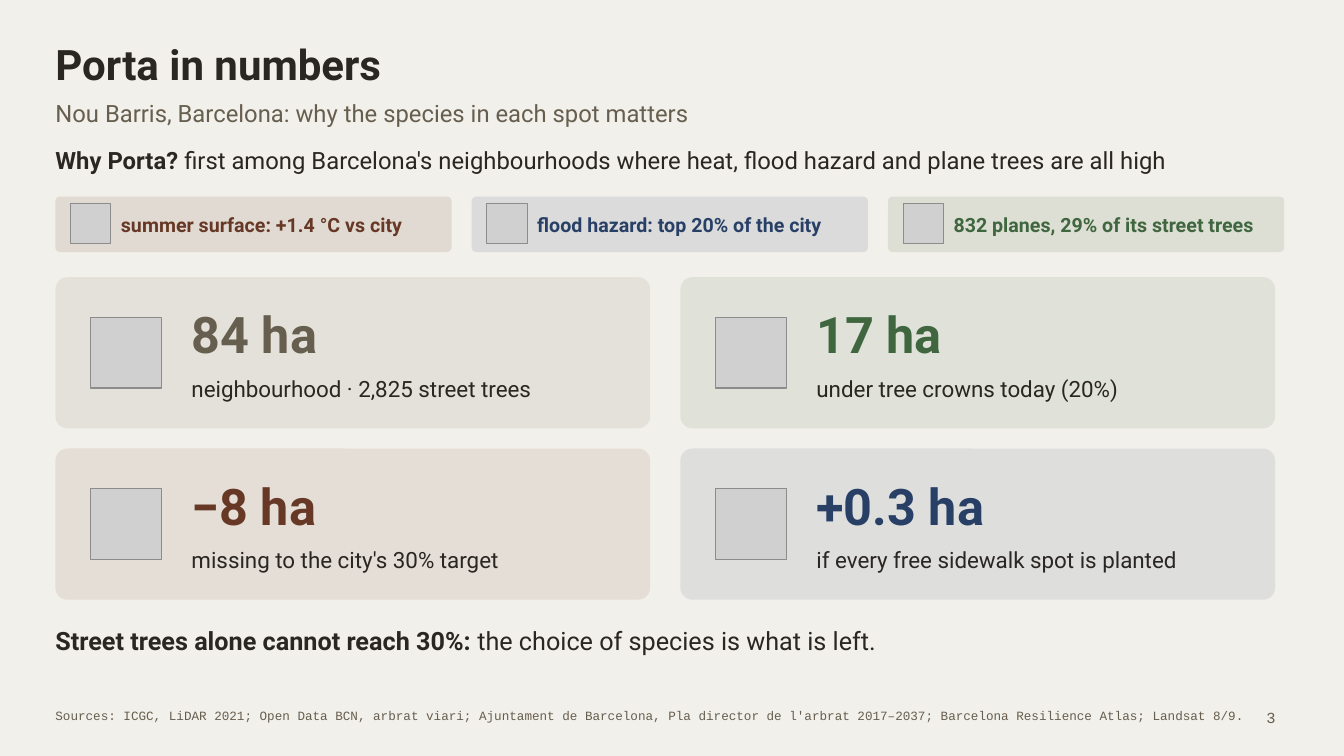
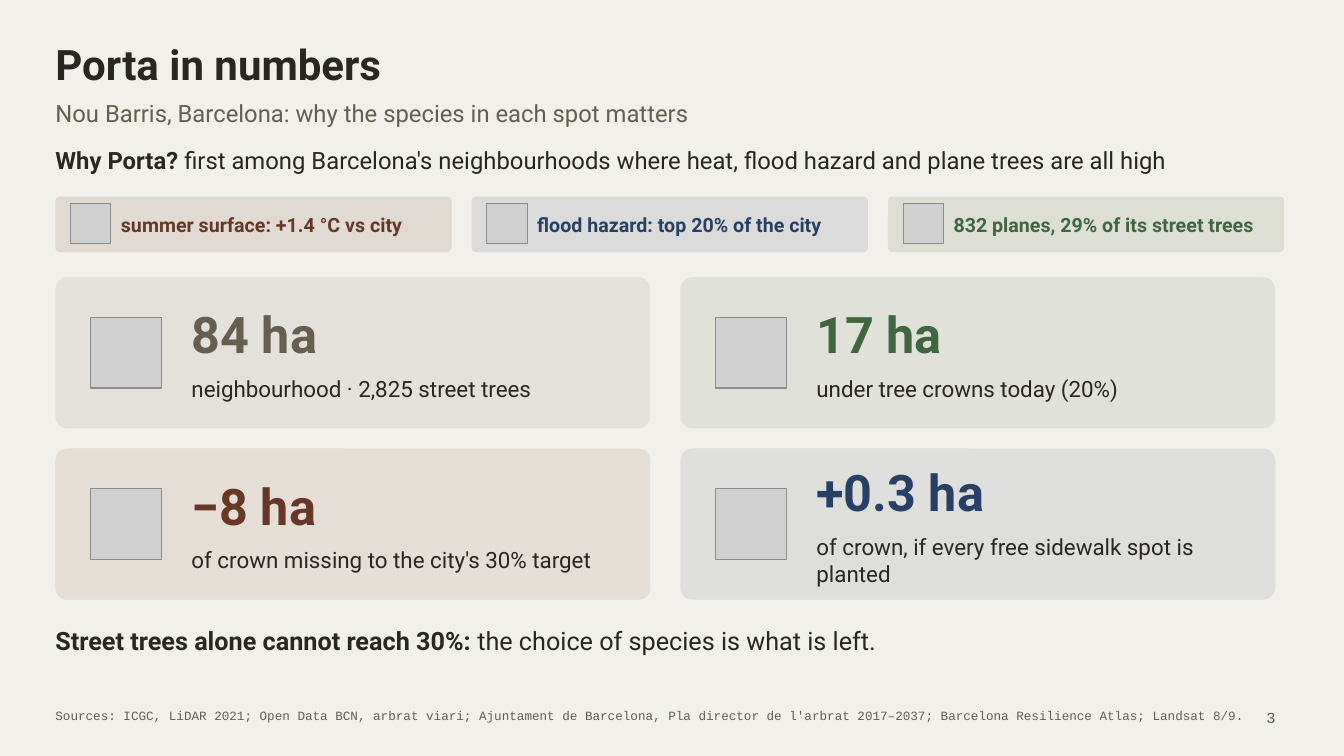
Before and after one commit to giofox96/shade-and-sponge, a slide deck: slide 3 of slides/midterm/shade_and_sponge_midterm_pechakucha.pptx. Drawn at 1344x756 pixels with LibreOffice and Linux fonts; fonts in the diff are those of the drawing; grey boxes stand for pictures. Boxes give left, top, right and bottom in pixels: in the first picture for what was removed or moved away, otherwise in the second. Text is boxed around its words. In the diff, an @@ line names an element or a change of style, - is before the commit and + after.

```diff
--- a/slides/midterm/shade_and_sponge_midterm_pechakucha.pptx
+++ b/slides/midterm/shade_and_sponge_midterm_pechakucha.pptx
@@ text at <box>816,538,1194,587</box>: text changed @@
-if every free sidewalk spot is planted
+of crown, if every free sidewalk spot is planted
@@ text at <box>191,551,591,573</box>: text changed @@
-missing to the city's 30% target
+of crown missing to the city's 30% target
```
Also in this commit, not shown: 1 other slide changed, 5 other files.
